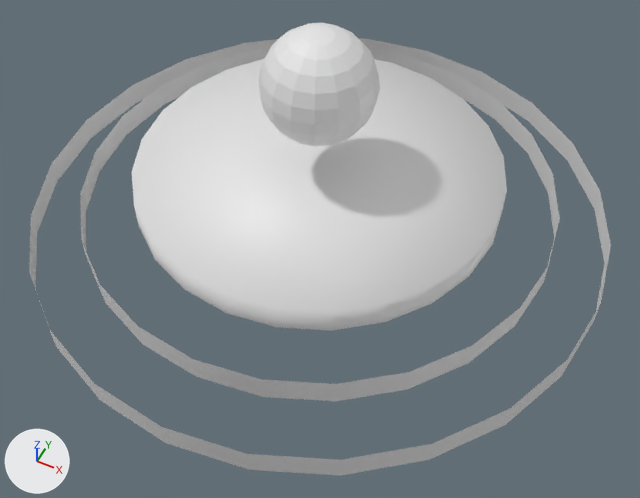
Before and after pictures for a commit that changed the glTF model assets/models/macro_alchemical_shrine.glb.
Before and after are seen from a 50 mm camera at (2.37, -4.72, 5.54) aimed at (0.3, -0.58, 0.37). The lights are fixed; the arrows at lower left show +X, +Y and +Z. The older version comes first.

Names of what the first picture shows: 'Macro_Alchemical_Shrine', 'Shrine_Crucible'.
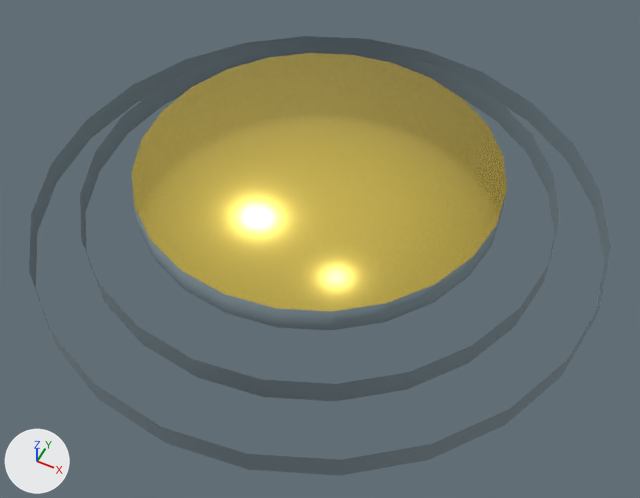
Pixel boxes (x1, y1, x2, y2) of what changed, in the pictures (640 x 498 px):
'Macro_Alchemical_Shrine', recoloured, surface changed (white to yellow)
    both: (29, 38, 611, 476)
'Shrine_Crucible', deleted
    before: (259, 23, 380, 146)

The edits, one by one:
Material 'M_Dungeon_Stone' (mat_m_dungeon_stone) changes colour from white #e7e7e7 to greyish blue #7c8c94; in linear values from (0.8, 0.8, 0.8) to (0.2, 0.263, 0.294).
In material 'M_Dungeon_Stone' (mat_m_dungeon_stone), roughness goes from 0.5 to 0.85.
Material 'M_Gold_Rune' (mat_m_gold_rune) changes colour from white #e7e7e7 to yellow #f3d866; in linear values from (0.8, 0.8, 0.8) to (0.898, 0.69, 0.133).
In material 'M_Gold_Rune' (mat_m_gold_rune), metallic goes from 0.0 to 0.75.
In material 'M_Gold_Rune' (mat_m_gold_rune), roughness goes from 0.5 to 0.25.
Object 'Shrine_Crucible' (ob_shrine_crucible) is deleted.
